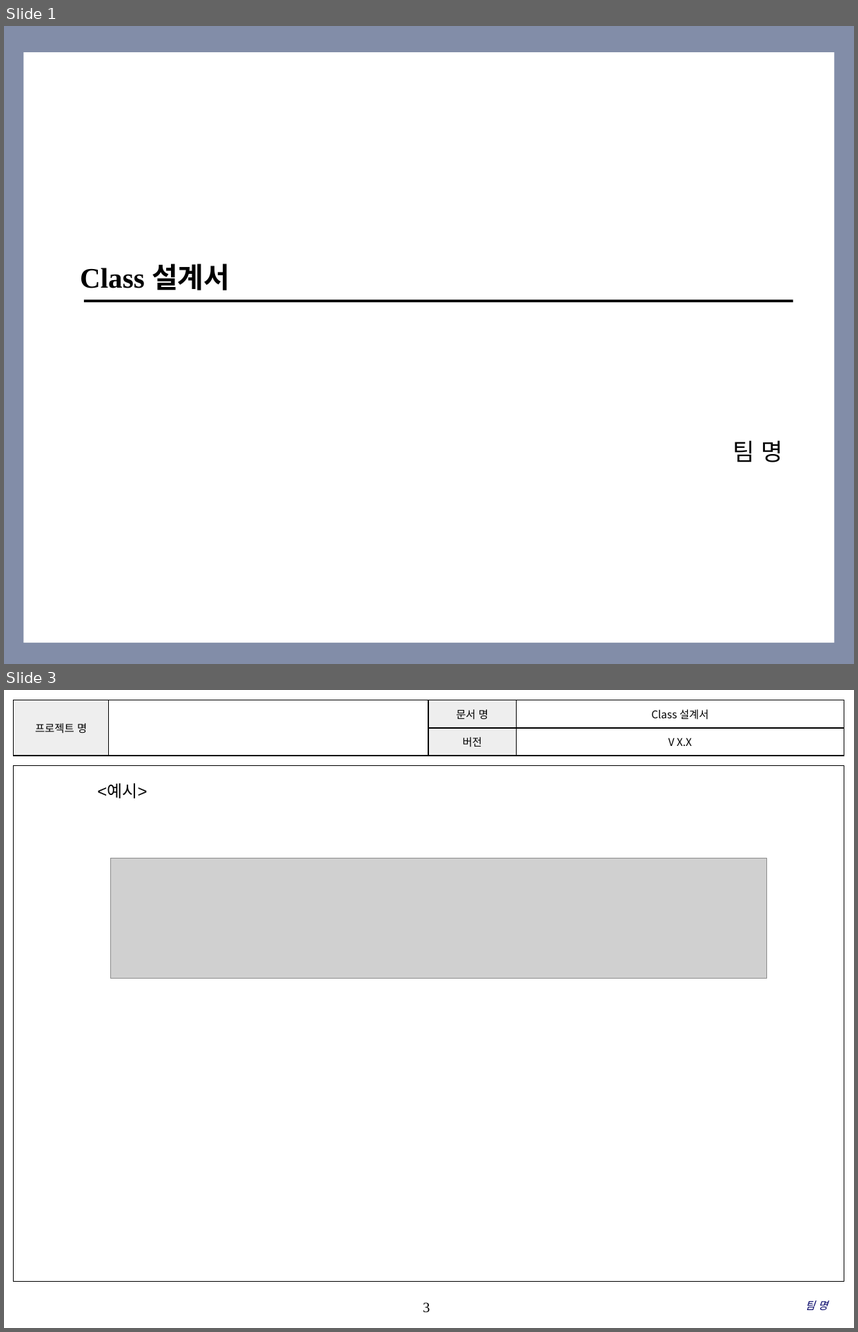
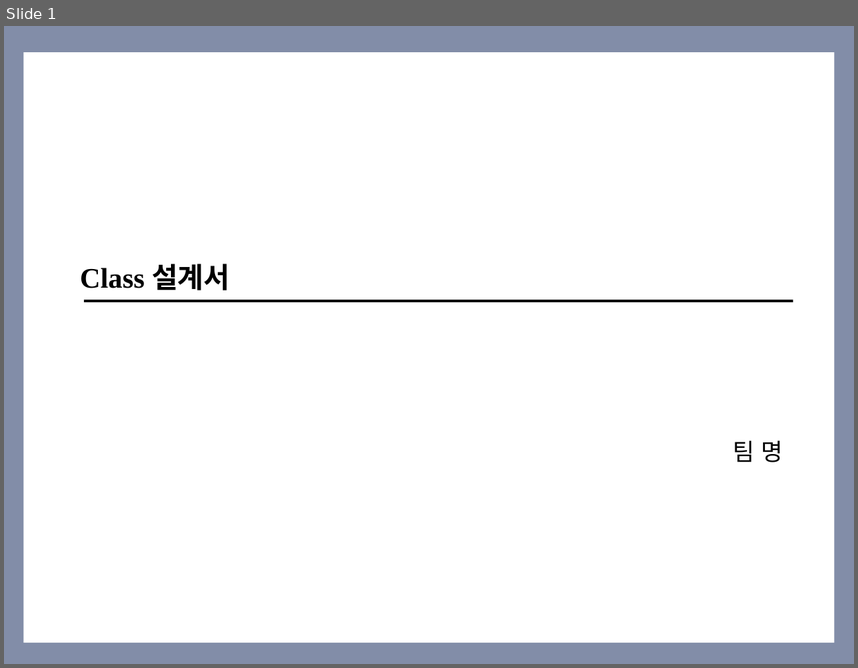
Before and after one commit to SE-admin/8, a slide deck: doc/3_ 설계서/Class Design.pptx. Shown one above the other, each under a label of ours: slides 1 and 3 before the commit, slide 1 after it; the slides between them are not shown. The pictures are 858x1332 and 858x668 pixels, drawn with LibreOffice and Linux fonts; fonts in the diff are those of the drawing; grey boxes stand for pictures; background and template pictures are left out. Boxes give left, top, right and bottom in pixels: in the first picture for what was removed or moved away, otherwise in the second. Text is boxed around its words. In the diff, an @@ line names an element or a change of style, - is before the commit and + after.

```diff
--- a/doc/3_ 설계서/Class Design.pptx
+++ b/doc/3_ 설계서/Class Design.pptx
@@ slide 3 removed at [4, 690, 854, 1328], background #FFFFFF @@
@@ table removed at [14, 700, 844, 756], 2 rows, 4 columns @@
-프로젝트 명 |  | 문서 명 | Class 설계서
- |  | 버전 | V X.X
@@ rectangle removed at [14, 766, 844, 1281] @@
@@ text removed at [97, 784, 147, 798] @@
-<예시>
@@ picture removed at [110, 858, 766, 978] @@
@@ page number removed at [423, 1302, 430, 1312] @@
-3
@@ text removed at [805, 1301, 828, 1310] @@
-팀 명
```
Also in this commit, not shown: 1 slide changed, 3 slides added.
